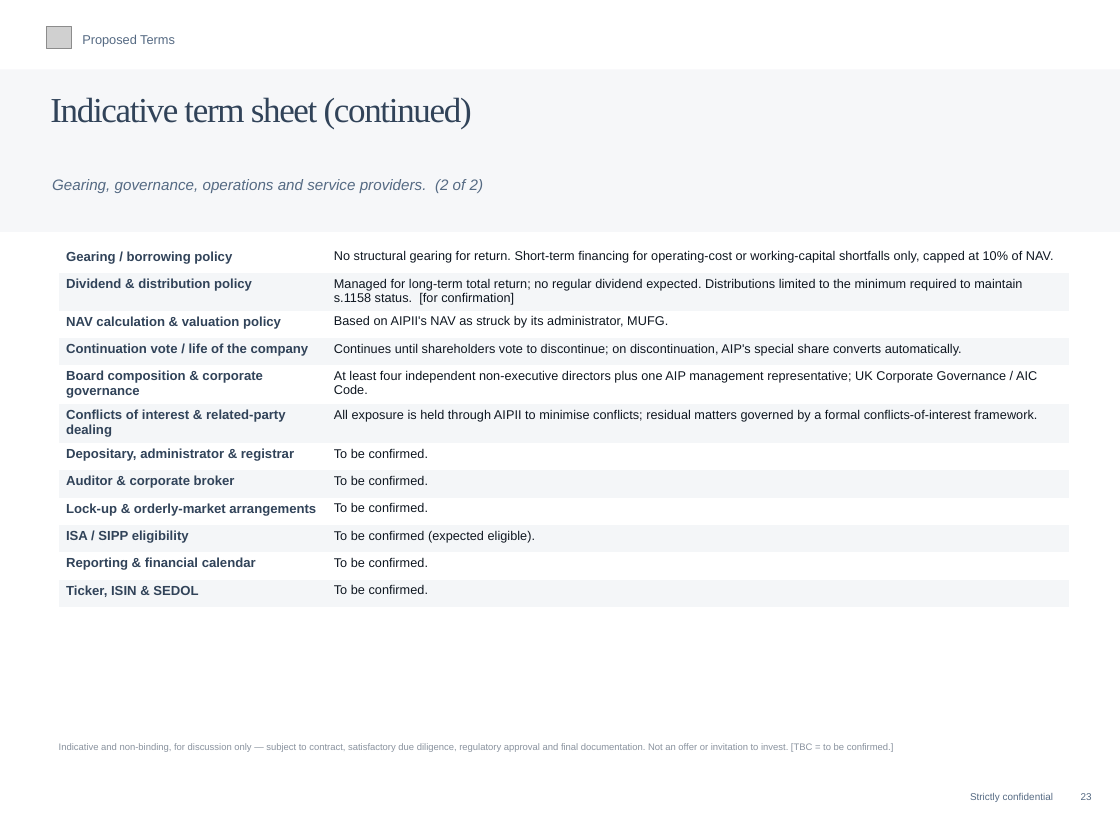
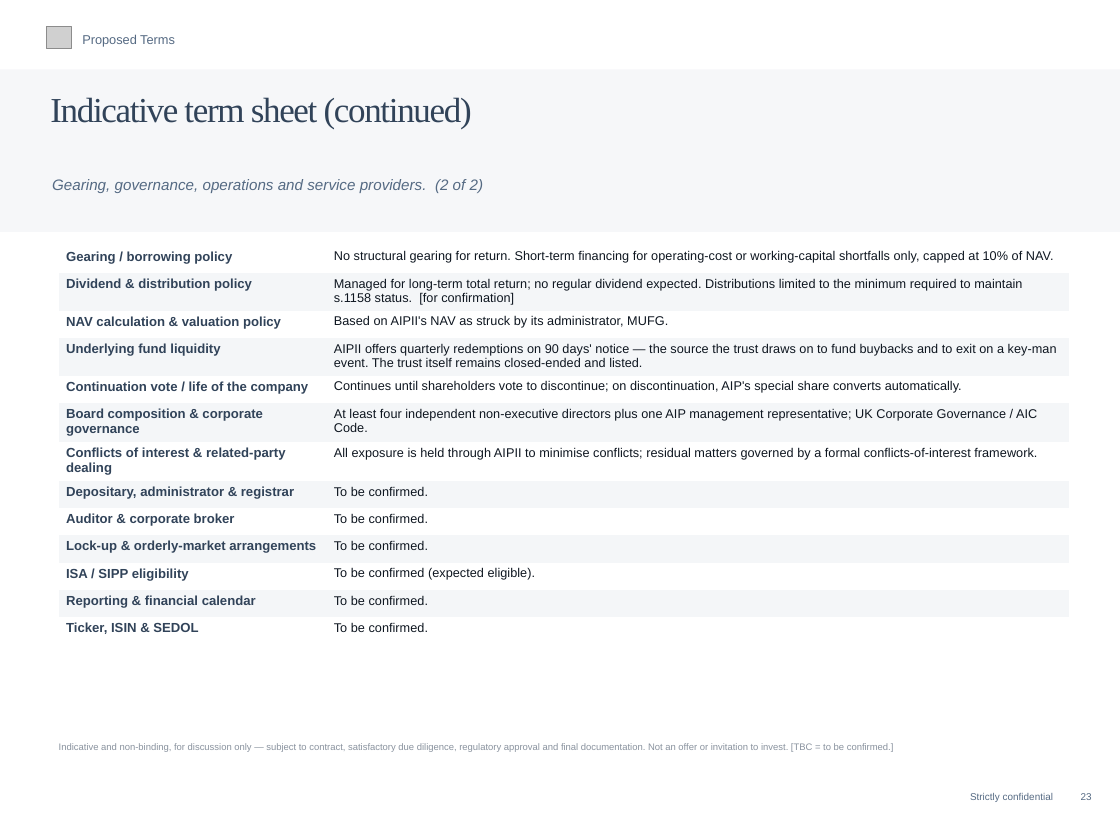
Before and after one commit to charette-lab/Claude, a slide deck: slide 23 of UK_Investment_Trust_Proposal.pptx. Drawn at 1120x840 pixels with LibreOffice and Linux fonts; fonts in the diff are those of the drawing; grey boxes stand for pictures. Boxes give left, top, right and bottom in pixels: in the first picture for what was removed or moved away, otherwise in the second. Text is boxed around its words. In the diff, an @@ line names an element or a change of style, - is before the commit and + after.

```diff
--- a/UK_Investment_Trust_Proposal.pptx
+++ b/UK_Investment_Trust_Proposal.pptx
@@ table at box(59, 246, 1069, 638) @@
+row 4: Underlying fund liquidity | AIPII offers quarterly redemptions on 90 days' notice — the source the trust draws on to fund buybacks and to exit on a key-man event. The trust itself remains closed-ended and listed.
```
Also in this commit, not shown: 1 other slide changed.
